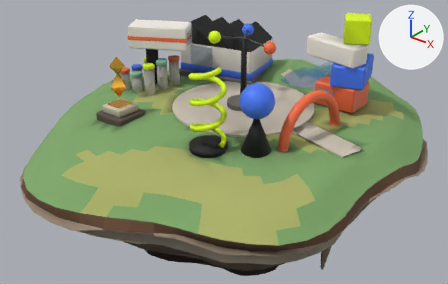
An edit to the glTF model public/models/islands/playground_lod1.glb, drawn before and after from the same camera.
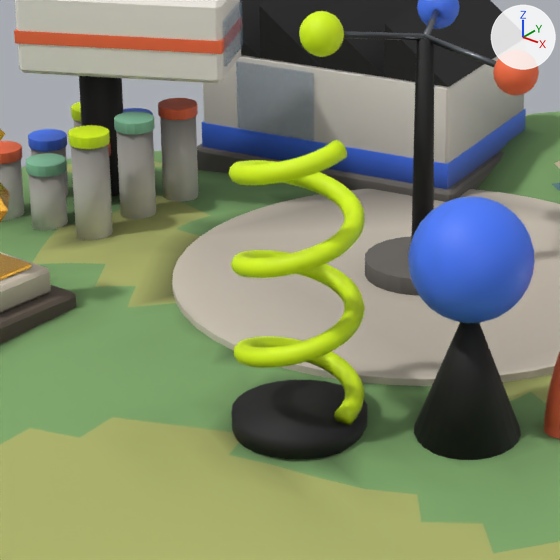
Each version is shown whole from a camera (50 mm lens) standing at (12.98, -16.68, 9.21) and looking at (-0.72, 0.45, -1.41), then close up on the part from 28% to 63% of the width and 10% to 66% of the height. Lighting does not change. The marker at upper right points along +X, +Y and +Z. The last two pictures show the newer version. Where no turn or scale is listed for an object, it has been applied to the vertices. Vertices at exactly the same position are counted once.

Names of what the first close-up shows: 'anim_bounce_0', 'anim_bounce_1', 'anim_bounce_3', 'anim_bounce_6', 'anim_bounce_7', 'anim_bounce_8', 'anim_spin_kinetic', 'buildings', 'landmarks', 'terrain' and 4 more.
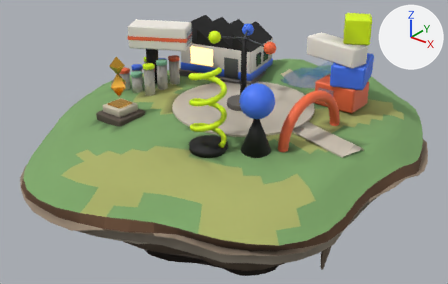
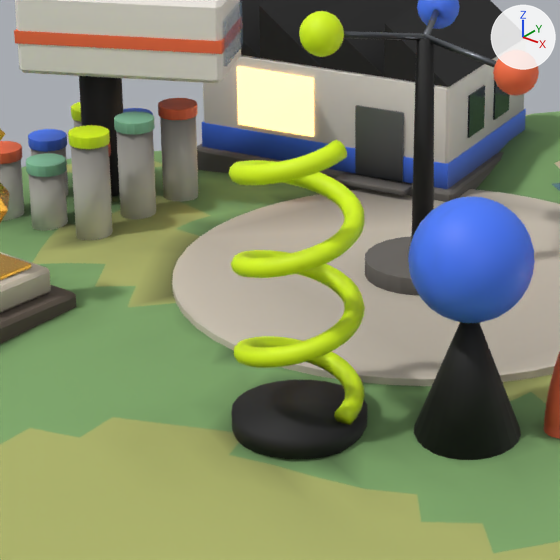
Where the change shows, as pixel boxes (x1, y1, x2, y2) in the close-ups (560 x 560 px; the box of a moved part takes in the faces that stretch with it):
part 1 of me_buildings, moved or reshaped (not visible before): after (355, 105, 404, 182)
part 2 of me_buildings, added: after (335, 172, 413, 196)
part 3 of me_buildings, added: after (237, 66, 314, 137)
part 4 of me_buildings, added: after (467, 80, 510, 138)

Edits to the bpy script that builds the scene:
```text
Add mat_m_window:
    mat_m_window = bpy.data.materials.new('M_window')
    # nodes: BsdfPrincipled, Mix, OutputMaterial, VertexColor
    # colours: dark blue #2f3d4a, mixed with the vertex colours
Change me_buildings:
    used by ob_buildings; location = (-0.46, 0.41, 1.99)
    remove me_buildings.from_pydata(...)  # 530 vertices, 960 faces; spans x -4.5..4.5, y -4.09..4.09, z -1.74..1.74
    add me_buildings.from_pydata(...)  # 594 vertices, 1064 faces; spans x -4.5..4.5, y -4.09..4.09, z -1.74..1.74
    me_buildings part 1: the loose piece of 8 vertices spanning x -3.0..-2.01, y 1.25..1.5, z -1.09..-0.29 is scaled about its middle by (0.6, 0.6, 1.02), then moved by (1.32, 0.26, -0.31), in mat_m_metal
    me_buildings part 2: a new loose piece of 24 vertices spanning x -1.62..-0.69, y 1.29..1.74, z -1.46..-1.41, in mat_m_concrete_dark
    me_buildings part 3: 24 vertices added at x -3.84..-2.01, y 1.27..2.83, z -1.05..-0.35
    me_buildings part 4: 16 vertices added at x -0.68..-0.44, y 2.35..3.47, z -0.95..-0.45
    add me_buildings.materials.append(mat_m_emit_warm)
    add me_buildings.materials.append(mat_m_metal)
    add me_buildings.materials.append(mat_m_window)
```
